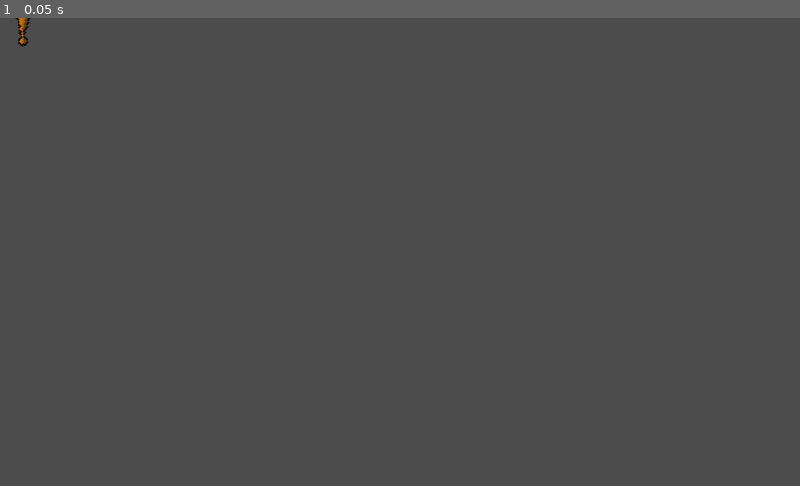
Above: before the commit, frame 1.
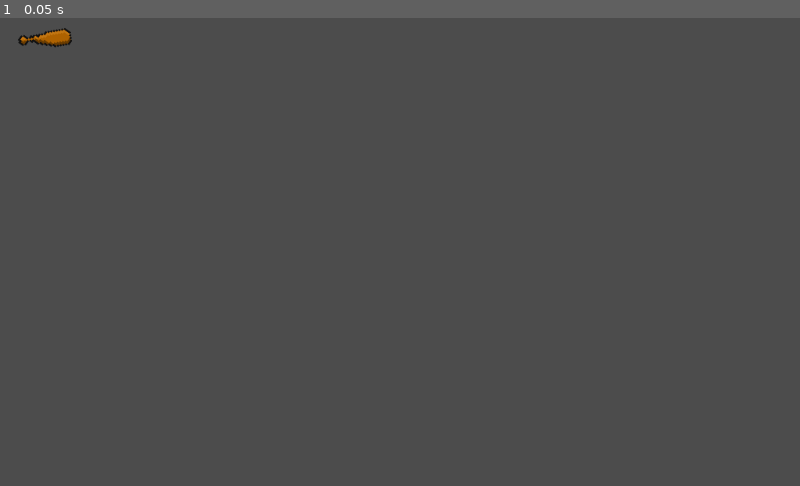
Above: after the commit, the same moment.

Repository: lastleon/Beerventures
Game: Godot game, scene res://items/bat.tscn
Same seed, same stepped clock (60 frames per second), same inputs: the game is played once before the commit and once after it. This scene is started directly instead of the project's main scene.
Inputs:
- Up to frame 1 (0.05 s): no input

The runs differ from the first frame. In frame 1, 0.2% of the frame differs, in the area x 2-9%, y 0-7%.

Commit message:
better bat, still not working

Diff:
--- a/items/bat.gd
+++ b/items/bat.gd
@@ -4,26 +4,45 @@
 
 export var damage = 2
 
+var collision_shape = CapsuleShape2D.new()
+
 var time_since_last_use = 11
 var max_time_since_last_use = 10
-###########################################              dis shit isn't working !!!!!!!!!!!!!!!!!!!!!!!!!!!!!!!!!!!!!!!!!!!!
+
+func _ready():
+	collision_shape.set_radius(10)
+	collision_shape.set_height(43)
+	set_position(Vector2(30,30))
+	reset_bat()
+
+func flip_to_left():
+	$CollisionShape2D.position = Vector2(-abs($CollisionShape2D.position.x), $CollisionShape2D.position.y)
+	$AnimatedSprite.position = Vector2(-abs($AnimatedSprite.position.x), $AnimatedSprite.position.y)
+	$AnimatedSprite.set_flip_h(true)
+
+func flip_to_right():
+	$CollisionShape2D.set_posi
+	$CollisionShape2D.position = Vector2(abs($CollisionShape2D.position.x), $CollisionShape2D.position.y)
+	$AnimatedSprite.position = Vector2(abs($AnimatedSprite.position.x), $AnimatedSprite.position.y)
+	$AnimatedSprite.set_flip_h(false)
+
 func reset_bat():
-	$CollisionShape2D.set_disabled(true)
-	$Sprite.visible = true
-	$AnimatedSprite.visible = false
+	$CollisionShape2D.shape = null
+	$AnimatedSprite.play("idle")
 
 func use_item():
-	$Sprite.visible = false
-
-	$CollisionShape2D.set_disabled(false)
-
-	$AnimatedSprite.visible = true
+	$CollisionShape2D.shape = collision_shape
 	$AnimatedSprite.play("attack")
+	time_since_last_use = 0
 
 
-func _ready():
-	set_position(Vector2(30,30))
-	reset_bat()
+
+func _process(delta):
+
+	if time_since_last_use > max_time_since_last_use:
+		reset_bat()
+	else:
+		time_since_last_use += 1
 
 func _on_bat_body_entered(body):
 	if body.is_in_group("enemies"):
--- a/items/bat.tscn
+++ b/items/bat.tscn
@@ -1,8 +1,7 @@
-[gd_scene load_steps=7 format=2]
+[gd_scene load_steps=6 format=2]
 
 [ext_resource path="res://items/bat.gd" type="Script" id=1]
 [ext_resource path="res://items/res/bat2.png" type="Texture" id=2]
-[ext_resource path="res://items/res/bat1.png" type="Texture" id=3]
 
 [sub_resource type="SpriteFrames" id=1]
 animations = [ {
@@ -12,16 +11,14 @@
 "speed": 20.0
 } ]
 
-[sub_resource type="GDScript" id=3]
+[sub_resource type="GDScript" id=2]
 script/source = "extends AnimatedSprite
 
-func _on_animation_finished():
-	print(\"called\")
-	get_parent().reset_bat()
-"
+func _ready():
+	pass"
 
-[sub_resource type="CapsuleShape2D" id=2]
-height = 43.2466
+[sub_resource type="CapsuleShape2D" id=3]
+height = 43.0
 
 [node name="Area2D" type="Area2D"]
 script = ExtResource( 1 )
@@ -31,16 +28,10 @@
 frames = SubResource( 1 )
 animation = "attack"
 offset = Vector2( 100, -110 )
-script = SubResource( 3 )
+script = SubResource( 2 )
 
 [node name="CollisionShape2D" type="CollisionShape2D" parent="."]
-position = Vector2( 29.0373, -5.37728 )
+position = Vector2( 30, -5.3 )
 rotation = 1.5708
-shape = SubResource( 2 )
-
-[node name="Sprite" type="Sprite" parent="."]
-position = Vector2( 22.9431, -27.6034 )
-scale = Vector2( 0.25, 0.25 )
-texture = ExtResource( 3 )
+shape = SubResource( 3 )
 [connection signal="body_entered" from="." to="." method="_on_bat_body_entered"]
-[connection signal="animation_finished" from="AnimatedSprite" to="AnimatedSprite" method="_on_animation_finished"]
